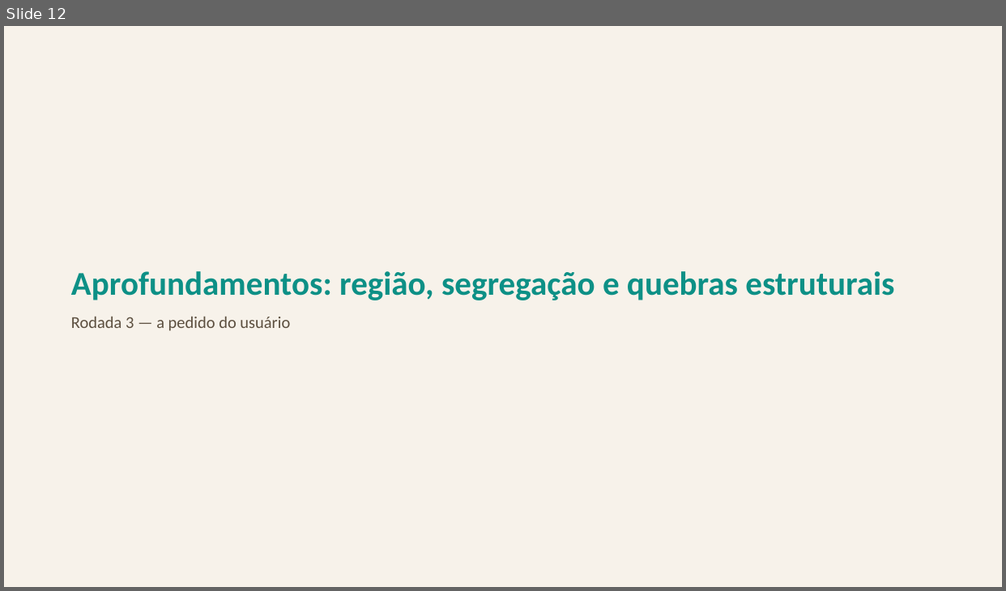
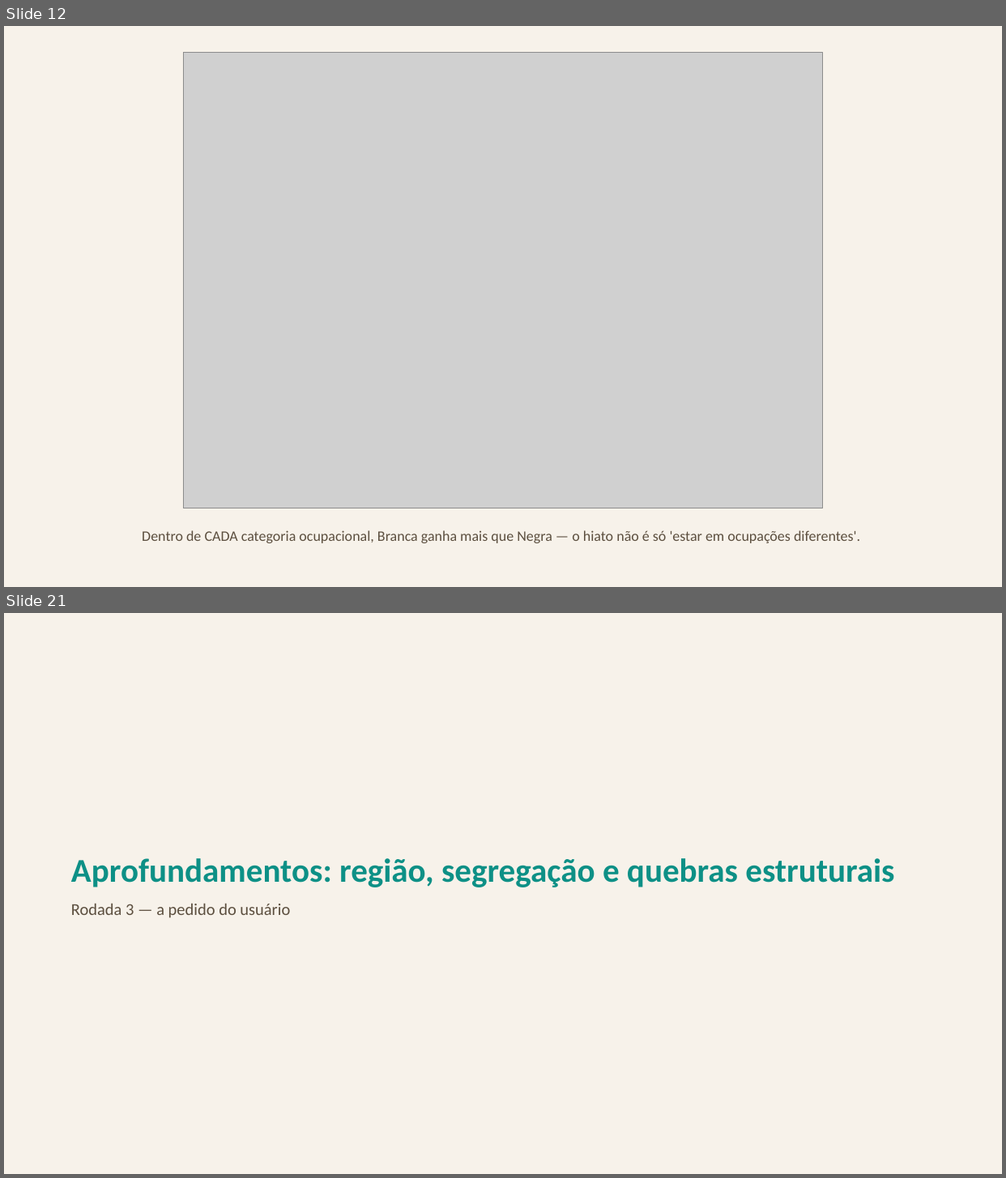
Before and after one commit to FelipeSantanaJ/Hub-Racial-Brasil, a slide deck: docs/Datahub_Racial_Brasil_Fase1.pptx. Shown one above the other, each under a label of ours: slide 12 before the commit, slides 12 and 21 after it; the slides between them are not shown. The pictures are 1006x591 and 1006x1178 pixels, drawn with LibreOffice and Linux fonts; fonts in the diff are those of the drawing; grey boxes stand for pictures. Boxes give left, top, right and bottom in pixels: in the first picture for what was removed or moved away, otherwise in the second. Text is boxed around its words. In the diff, an @@ line names an element or a change of style, - is before the commit and + after.

```diff
--- a/docs/Datahub_Racial_Brasil_Fase1.pptx
+++ b/docs/Datahub_Racial_Brasil_Fase1.pptx
@@ slide 12 added at [4,26,1002,587], background #F7F2EA @@
@@ picture added at [184,52,823,509] @@
@@ text added at [142,531,860,544], 14 pt, text #5C4F3F @@
+Dentro de CADA categoria ocupacional, Branca ganha mais que Negra — o hiato não é só 'estar em ocupações diferentes'.
@@ what was slide 12 is now slide 21 @@
```
Also in this commit, not shown: 2 slides changed, 12 other slides added.
